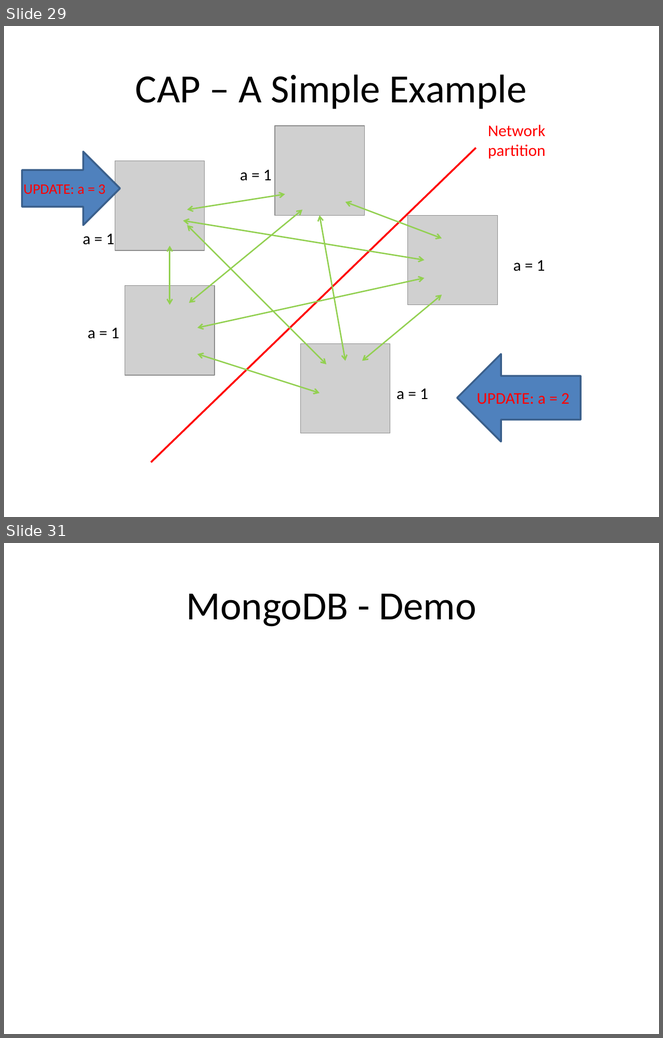
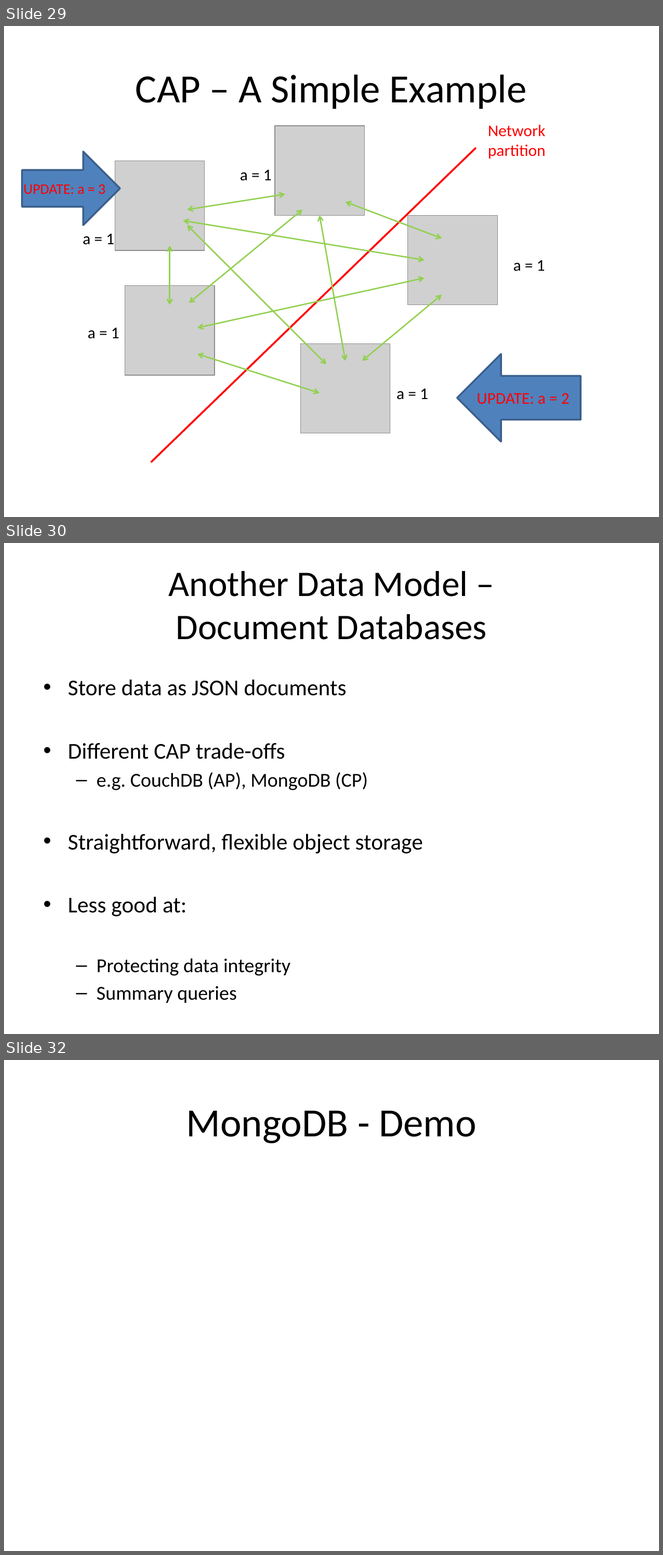
Before and after one commit to alexdgarland/database-demos, a slide deck: Slides/Not Only SQL - Picking A Database for DotNET.pptx. Shown one above the other, each under a label of ours: slides 29 and 31 before the commit, slides 29, 30 and 32 after it; the slides between them are not shown. The pictures are 663x1038 and 663x1555 pixels, drawn with LibreOffice and Linux fonts; fonts in the diff are those of the drawing; grey boxes stand for pictures. Boxes give left, top, right and bottom in pixels: in the first picture for what was removed or moved away, otherwise in the second. Text is boxed around its words. In the diff, an @@ line names an element or a change of style, - is before the commit and + after.

```diff
--- a/Slides/Not Only SQL - Picking A Database for DotNET.pptx
+++ b/Slides/Not Only SQL - Picking A Database for DotNET.pptx
@@ slide 30 added at (x1=4, y1=543, x2=659, y2=1034), background #FFFFFF @@
@@ title added at (x1=169, y1=571, x2=487, y2=640), 39.6 pt, text #000000 @@
+Another Data Model –
+Document Databases
@@ text added at (x1=68, y1=680, x2=423, y2=976), 24.8 pt, text #000000 @@
+• Store data as JSON documents
+• Different CAP trade-offs
+  – e.g. CouchDB (AP), MongoDB (CP)
+• Straightforward, flexible object storage
+• Less good at:
+  – Protecting data integrity
+  – Summary queries
@@ what was slide 31 is now slide 32 @@
```
Also in this commit, not shown: 6 slides changed, 3 other slides added, 4 slides removed.
